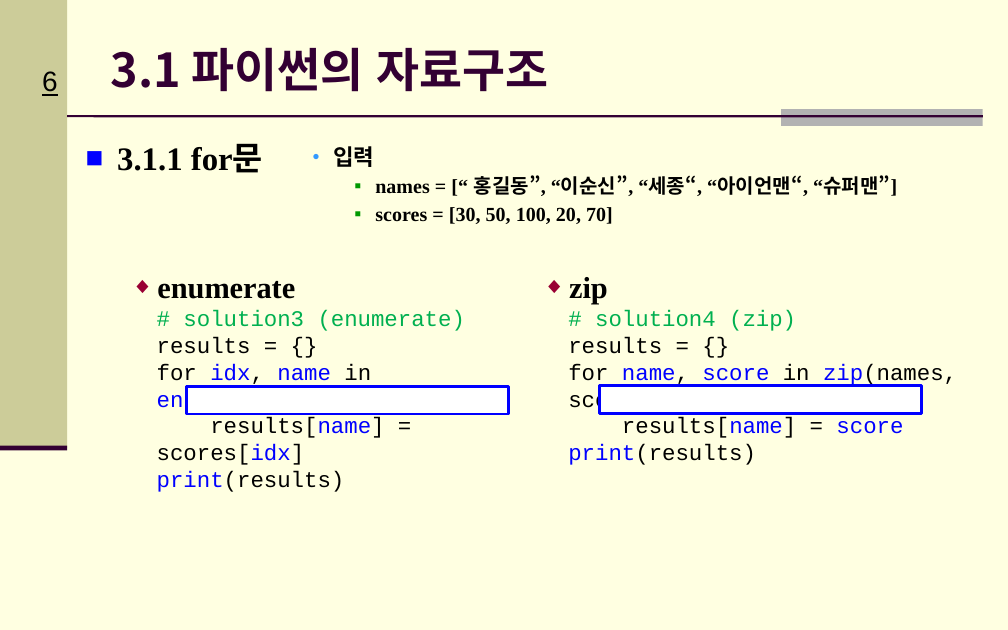
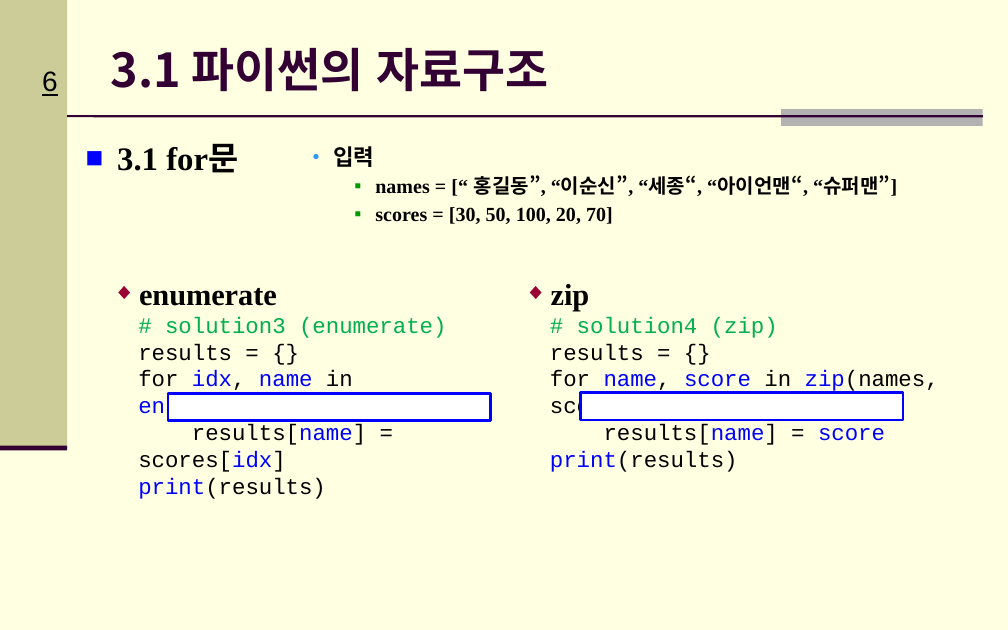
Before and after one commit to Hitbee-dev/OpenCV-Python, a slide deck: slide 6 of 2022-09-20/documents/CH_03_파이썬 기초_실습2.pptx. Drawn at 1008x630 pixels with LibreOffice and Linux fonts; fonts in the diff are those of the drawing; background and template pictures are left out. Boxes give left, top, right and bottom in pixels: in the first picture for what was removed or moved away, otherwise in the second. Text is boxed around its words. In the diff, an @@ line names an element or a change of style, - is before the commit and + after.

```diff
--- a/2022-09-20/documents/CH_03_파이썬 기초_실습2.pptx
+++ b/2022-09-20/documents/CH_03_파이썬 기초_실습2.pptx
@@ text at (117, 145, 238, 173): text changed @@
-■ 3.1.1 for문
+■ 3.1 for문
@@ 4 texts, 2 rectangles: place and size @@
-4 texts, 2 rectangles at (157, 277, 957, 492)
+4 texts, 2 rectangles at (138, 284, 939, 499)
```
Also in this commit, not shown: 3 other slides changed, 3 slides added.
